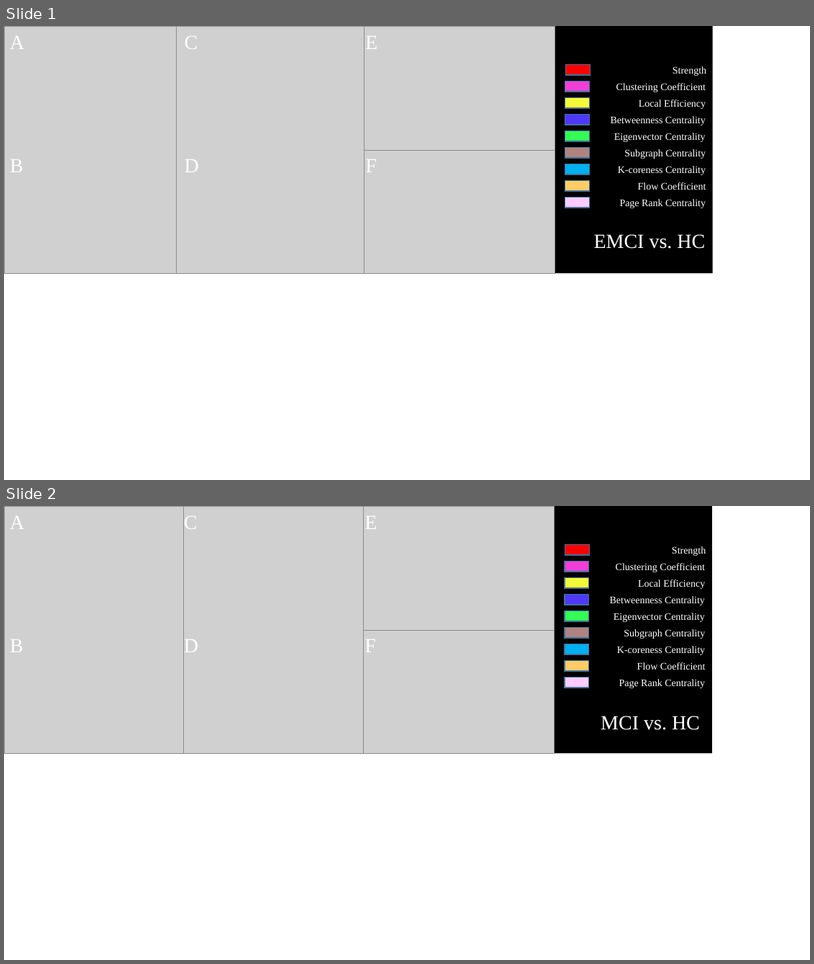
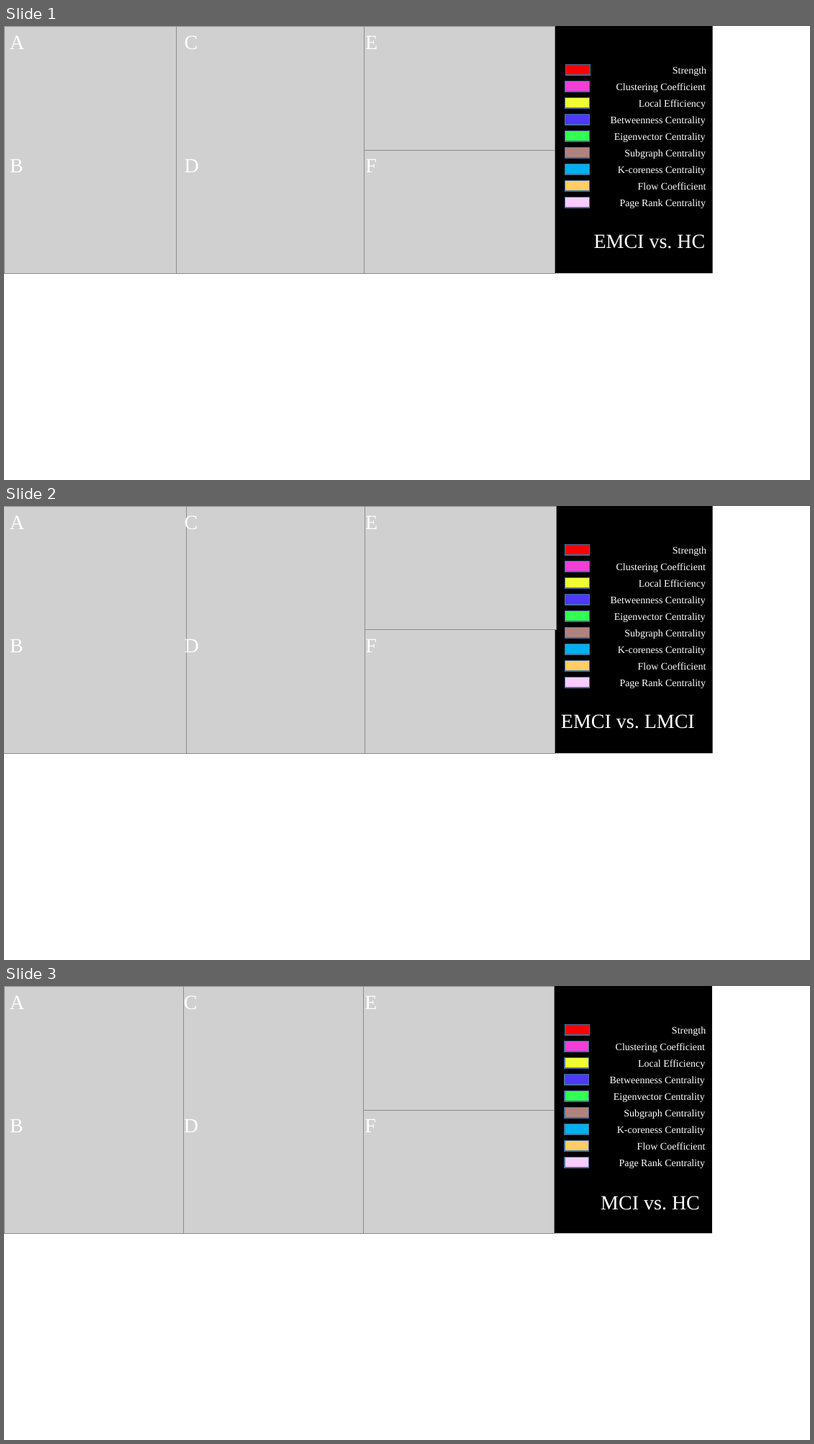
Before and after one commit to wangboc/MCIs, a slide deck: Figures/fig.pptx. Shown one above the other, each under a label of ours: slides 1 and 2 before the commit, slides 1, 2 and 3 after it. The pictures are 814x964 and 814x1444 pixels, drawn with LibreOffice and Linux fonts; fonts in the diff are those of the drawing; grey boxes stand for pictures. Boxes give left, top, right and bottom in pixels: in the first picture for what was removed or moved away, otherwise in the second. Text is boxed around its words. In the diff, an @@ line names an element or a change of style, - is before the commit and + after.

```diff
--- a/Figures/fig.pptx
+++ b/Figures/fig.pptx
@@ slide 2 added at [4,506,810,960], background #FFFFFF @@
@@ picture added at [4,506,187,753] @@
@@ text added at [10,516,24,529], 24 pt, text #FFFFFF @@
+A
@@ text added at [185,513,198,533], 24 pt, text #FFFFFF @@
+C
@@ picture added at [187,506,365,753] @@
@@ picture added at [365,506,556,629] @@
@@ text added at [365,516,378,529], 24 pt, text #FFFFFF @@
+E
@@ rectangle added at [555,506,714,753], fill #000000 @@
@@ picture added at [365,629,555,753] @@
@@ text added at [10,639,23,652], 24 pt, text #FFFFFF @@
+B
@@ text added at [185,637,199,656], 24 pt, text #FFFFFF @@
+D
@@ text added at [365,639,377,652], 24 pt, text #FFFFFF @@
+F
@@ group added at [566,545,707,688]: 9 rectangles, 9 texts @@
+Strength
+Clustering Coefficient
+Local Efficiency
+Betweenness Centrality
+Eigenvector Centrality
+Subgraph Centrality
+K-coreness Centrality
+Flow Coefficient
+Page Rank Centrality
@@ text added at [561,714,695,728], 24 pt, text #FFFFFF @@
+EMCI vs. LMCI
@@ what was slide 2 is now slide 3 @@
```
Also in this commit, not shown: 4 other slides added, 1 slide removed, 12 other files.
